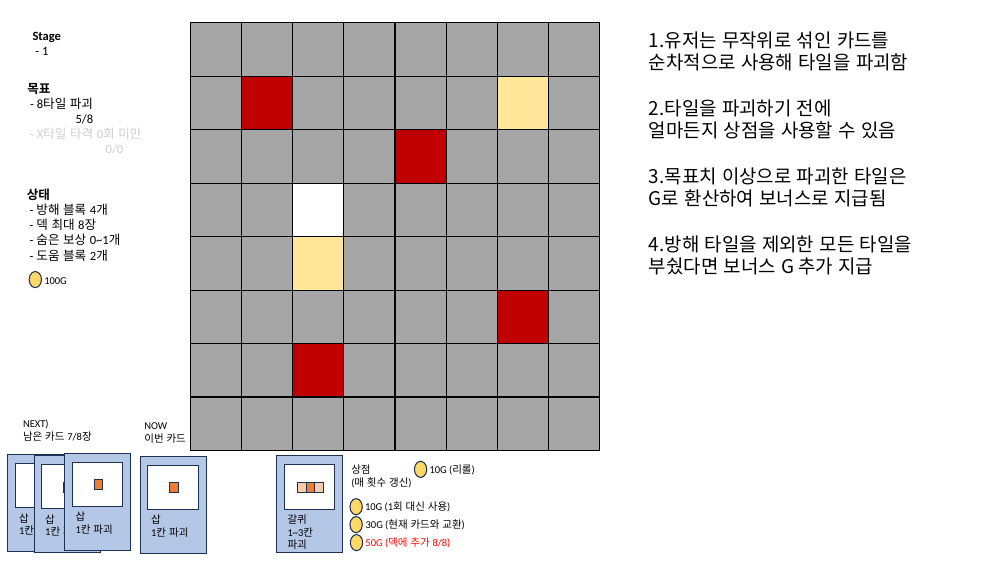
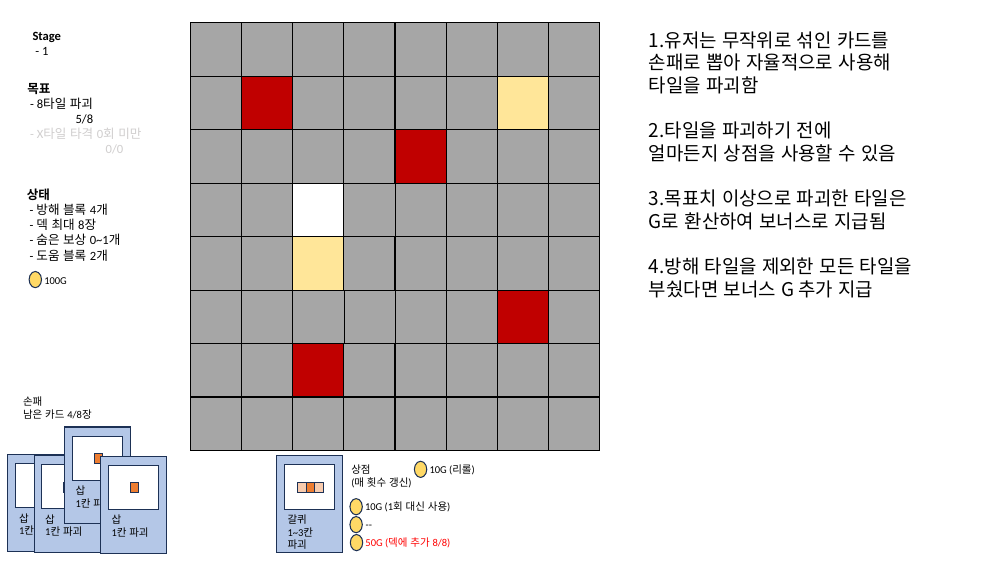
Before and after one commit to kauthor/FluffyDisdog, a slide deck: slide 2 of Plan/기획서/땅부수기.pptx. Drawn at 1008x567 pixels with LibreOffice and Linux fonts; fonts in the diff are those of the drawing. Boxes give left, top, right and bottom in pixels: in the first picture for what was removed or moved away, otherwise in the second. Text is boxed around its words. In the diff, an @@ line names an element or a change of style, - is before the commit and + after.

```diff
--- a/Plan/기획서/땅부수기.pptx
+++ b/Plan/기획서/땅부수기.pptx
@@ text at [649,31,891,94]: text changed @@
-1.유저는 무작위로 섞인 카드를 순차적으로 사용해 타일을 파괴함
+1.유저는 무작위로 섞인 카드를 손패로 뽑아 자율적으로 사용해 타일을 파괴함
@@ text at [23,396,91,419]: text changed @@
-NEXT)
-남은 카드 7/8장
+손패
+남은 카드 4/8장
@@ 3 rectangles, 1 text: place and size @@
-3 rectangles, 1 text at [64,453,131,550]
+3 rectangles, 1 text at [64,427,131,524]
@@ text removed at [144,422,186,443] @@
-NOW
-이번 카드
@@ 3 rectangles, 1 text: place and size @@
-3 rectangles, 1 text at [140,457,206,554]
+3 rectangles, 1 text at [101,457,167,554]
@@ text at [366,519,464,530]: text changed @@
-30G (현재 카드와 교환)
+--
```
Also in this commit, not shown: 3 other slides changed, 5 slides added, 1 slide removed.
